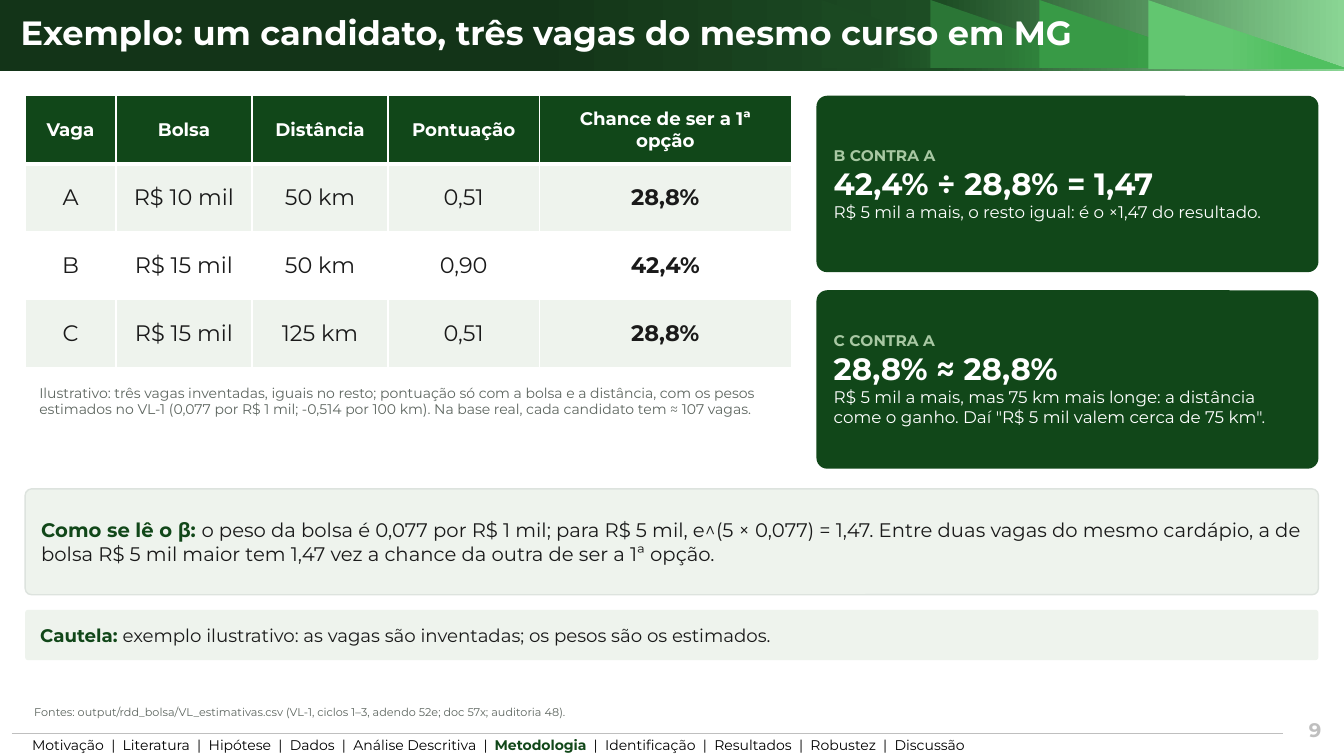
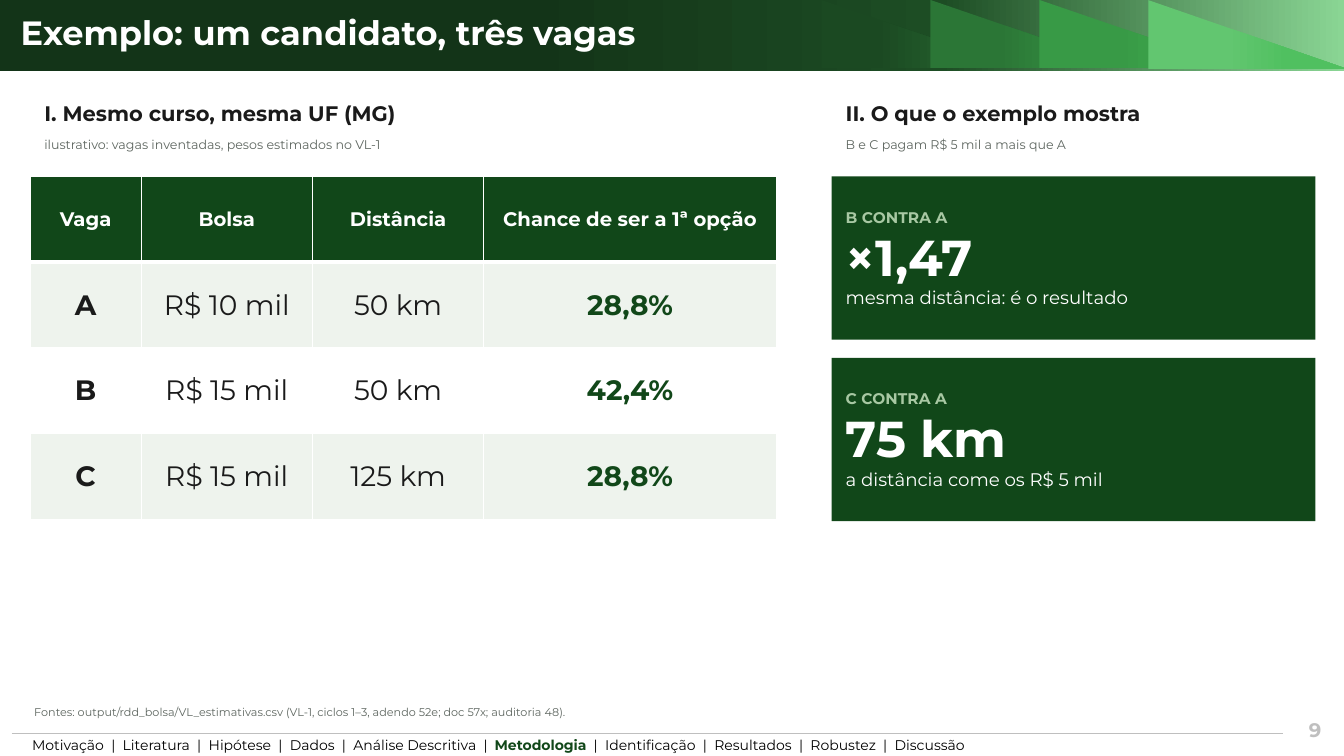
Before and after one commit to ka1victor/impact-eval-health-econ-pmme, a slide deck: slide 9 of output/apresentacao_banca_final/deck_banca_final.pptx. Drawn at 1344x756 pixels with LibreOffice and Linux fonts; fonts in the diff are those of the drawing; background and template pictures are left out. Boxes give left, top, right and bottom in pixels: in the first picture for what was removed or moved away, otherwise in the second. Text is boxed around its words. In the diff, an @@ line names an element or a change of style, - is before the commit and + after.

```diff
--- a/output/apresentacao_banca_final/deck_banca_final.pptx
+++ b/output/apresentacao_banca_final/deck_banca_final.pptx
@@ title at [21, 18, 635, 52]: text changed @@
-Exemplo: um candidato, três vagas do mesmo curso em MG
+Exemplo: um candidato, três vagas
@@ text added at [44, 105, 395, 125], 15 pt, text #1A1A1A, bold @@
+I. Mesmo curso, mesma UF (MG)
@@ rounded rectangle removed at [817, 96, 1319, 272] @@
-B CONTRA A
-42,4% ÷ 28,8% = 1,47
-R$ 5 mil a mais, o resto igual: é o ×1,47 do resultado.
@@ text added at [846, 105, 1140, 125], 15 pt, text #1A1A1A, bold @@
+II. O que o exemplo mostra
@@ text added at [44, 139, 380, 152], 9 pt, text #5E6660 @@
+ilustrativo: vagas inventadas, pesos estimados no VL-1
@@ text added at [846, 139, 1066, 152], 9 pt, text #5E6660 @@
+B e C pagam R$ 5 mil a mais que A
@@ table at [30, 176, 776, 519] @@
-column 4: Pontuação | 0,51 | 0,90 | 0,51
@@ table: place and size @@
-table at [25, 96, 791, 368]
+table at [30, 176, 776, 519]
@@ rectangle added at [832, 176, 1316, 340], fill #114719, 13 pt, text #FFFFFF @@
+B CONTRA A
+×1,47
+mesma distância: é o resultado
@@ rounded rectangle removed at [817, 290, 1319, 469] @@
-C CONTRA A
-28,8% ≈ 28,8%
-R$ 5 mil a mais, mas 75 km mais longe: a distância come o ganho. Daí "R$ 5 mil valem cerca de 75 km".
@@ rectangle added at [832, 358, 1316, 521], fill #114719, 13 pt, text #FFFFFF @@
+C CONTRA A
+75 km
+a distância come os R$ 5 mil
@@ text removed at [39, 387, 754, 417] @@
-Ilustrativo: três vagas inventadas, iguais no resto; pontuação só com a bolsa e a distância, com os pesos estimados no VL-1 (0,077 por R$ 1 mil; -0,514 por 100 km). Na base real, cada candidato tem ≈ 107 vagas.
@@ rounded rectangle removed at [25, 489, 1319, 595] @@
-Como se lê o β: o peso da bolsa é 0,077 por R$ 1 mil; para R$ 5 mil, e^(5 × 0,077) = 1,47. Entre duas vagas do mesmo cardápio, a de bolsa R$ 5 mil maior tem 1,47 vez a chance da outra de ser a 1ª opção.
@@ rounded rectangle removed at [25, 610, 1319, 660] @@
-Cautela: exemplo ilustrativo: as vagas são inventadas; os pesos são os estimados.
```
Also in this commit, not shown: 1 other slide changed, 5 other files.
